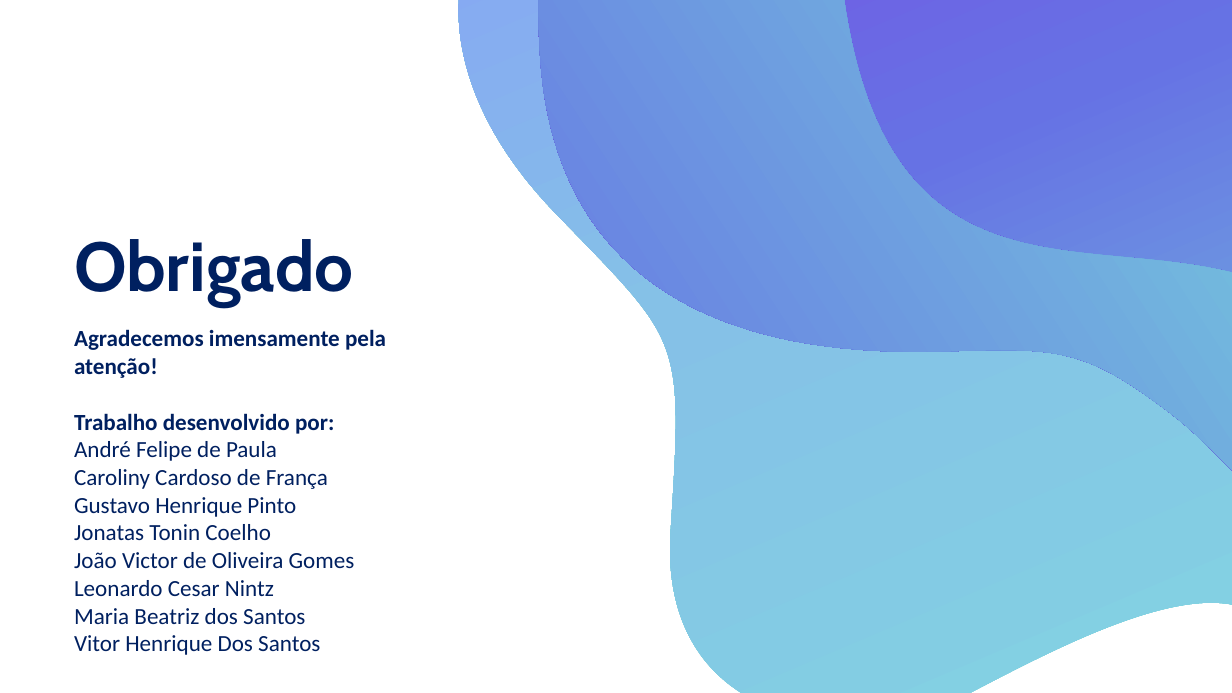
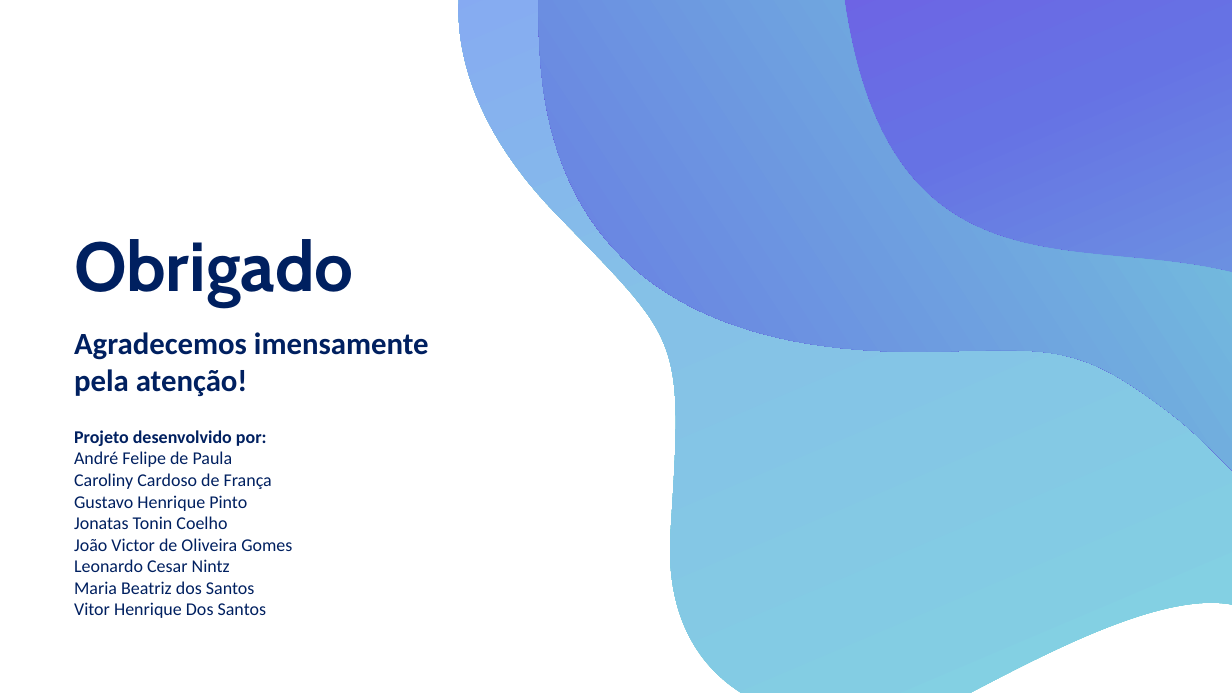
Before and after one commit to gustapinto/fatec_dsm_projeto_integrador_primeiro_semestre, a slide deck: slide 11 of Entregaveis/FATEC/Apresentação GRAMO.pptx. Drawn at 1232x693 pixels with LibreOffice and Linux fonts; fonts in the diff are those of the drawing. Boxes give left, top, right and bottom in pixels: in the first picture for what was removed or moved away, otherwise in the second. Text is boxed around its words. In the diff, an @@ line names an element or a change of style, - is before the commit and + after.

```diff
--- a/Entregaveis/FATEC/Apresentação GRAMO.pptx
+++ b/Entregaveis/FATEC/Apresentação GRAMO.pptx
@@ text at box(74, 332, 429, 618): size 18 to 24 pt in "Agradecemos imensamente pela atenção!"; size 18 to 14 pt in "André Felipe de Paula", "Caroliny Cardoso de França", "Gustavo Henrique Pinto", "Jonatas Tonin Coelho" and 4 more places @@
@@ text at box(74, 430, 267, 446): text changed; size 18 to 14 pt @@
-Trabalho desenvolvido por:
+Projeto desenvolvido por:
```
Also in this commit, not shown: 6 other slides changed, 1 other file.
